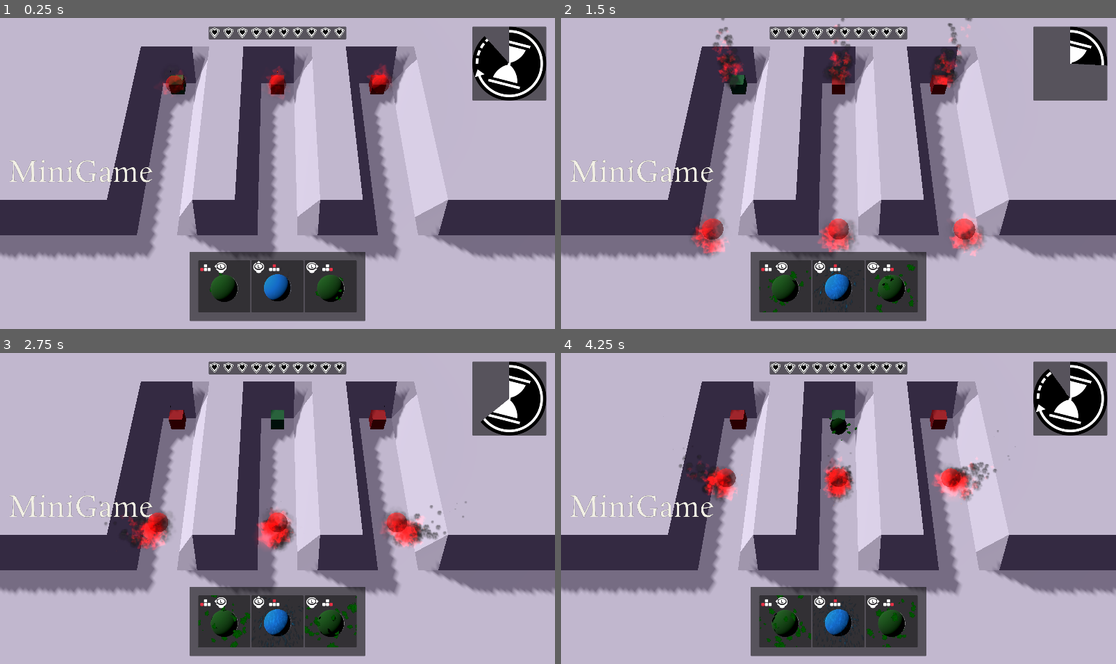
Above: before the commit, frames 1-4 (two rows, left to right).
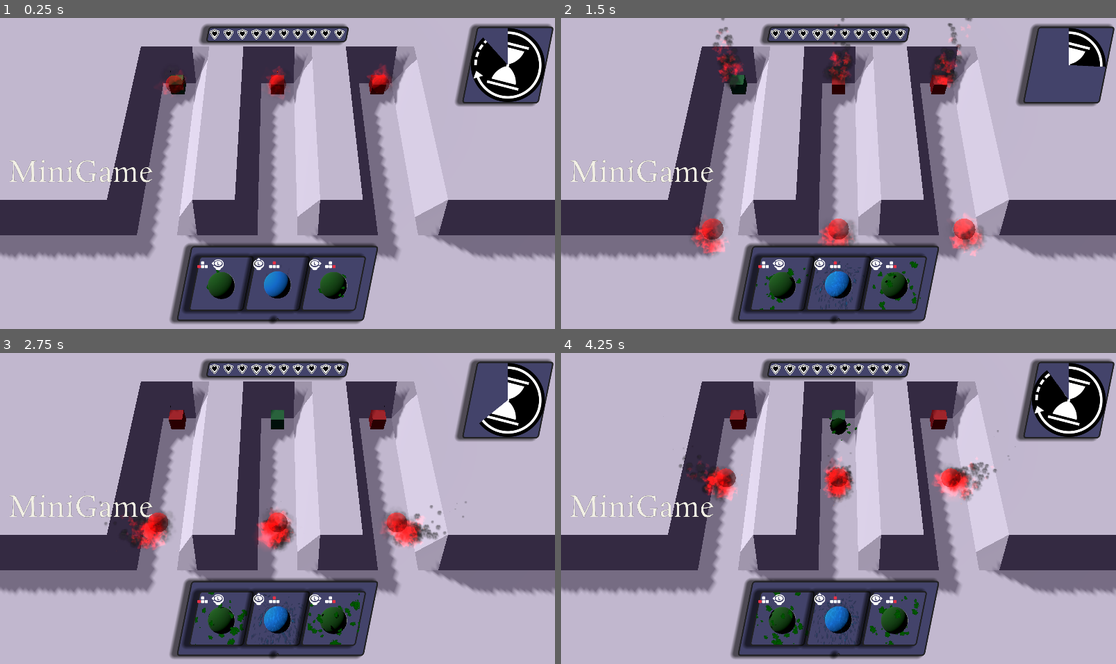
Above: after the commit, the same moments.

Repository: emmdie/3m5Jam2024_1
Game: Godot game, scene res://Scenes/game.tscn
The game is run twice, just before and just after one commit, with the same random seed, the same clock (stepped at 60 frames per second) and the same inputs.
Inputs (mouse positions are in pixels of both pictures, inside the frame that each line leads up to):
- Up to frame 1 (0.25 s): no input
- Up to frame 2 (1.5 s): move the mouse to (960, 157) at 0.52 s; hold D (minigame_Right) 0.53-1.28 s; hold J (select_0) 0.53-1.28 s; move the mouse to (727, 189) at 1.27 s; hold S (minigame_Down) from 1.28 s (still down); tap K (select_1) at 1.35 s
- Up to frame 3 (2.75 s): move the mouse to (333, 440) at 2.02 s; release S (minigame_Down) at 2.03 s; hold D (minigame_Right) from 2.03 s (still down); hold L (select_2) from 2.03 s (still down)
- Up to frame 4 (4.25 s): move the mouse to (810, 570) at 2.77 s; release D (minigame_Right) at 2.78 s; release L (select_2) at 2.78 s; hold W (minigame_Up) 2.78-3.53 s; tap Left (summon_lane_0) at 2.85 s; move the mouse to (1005, 555) at 3.52 s; hold A (minigame_Left) from 3.53 s (still down); hold Up (summon_lane_1) from 3.53 s (still down)

The runs differ from the first frame. In frame 1, 10% of the frame differs, in the area x 30-100%, y 1-99%; in frame 2, 9.5%; in frame 3, 9.9%; in frame 4, 10%.

Commit message:
change styleBoxes

Diff:
--- a/Assets/theme.tres
+++ b/Assets/theme.tres
@@ -1,6 +1,22 @@
-[gd_resource type="Theme" load_steps=2 format=3 uid="uid://d2lh3hpldd764"]
+[gd_resource type="Theme" load_steps=3 format=3 uid="uid://d2lh3hpldd764"]
 
 [ext_resource type="FontFile" uid="uid://cqn2ulq1n40q4" path="res://Assets/Fonts/Rosarivo-Regular.ttf" id="1_8xd5a"]
+
+[sub_resource type="StyleBoxFlat" id="StyleBoxFlat_bbp6c"]
+bg_color = Color(0.262745, 0.262745, 0.415686, 1)
+skew = Vector2(0.2, 0)
+border_width_left = 5
+border_width_top = 5
+border_width_right = 5
+border_width_bottom = 5
+border_color = Color(0.129412, 0.129412, 0.137255, 1)
+corner_radius_top_left = 10
+corner_radius_top_right = 10
+corner_radius_bottom_right = 10
+corner_radius_bottom_left = 10
+corner_detail = 5
+shadow_size = 13
+shadow_offset = Vector2(-15, 0)
 
 [resource]
 default_font = ExtResource("1_8xd5a")
@@ -16,3 +32,4 @@
 MarginContainer/constants/margin_left = 30
 MarginContainer/constants/margin_right = 30
 MarginContainer/constants/margin_top = 30
+PanelContainer/styles/panel = SubResource("StyleBoxFlat_bbp6c")
